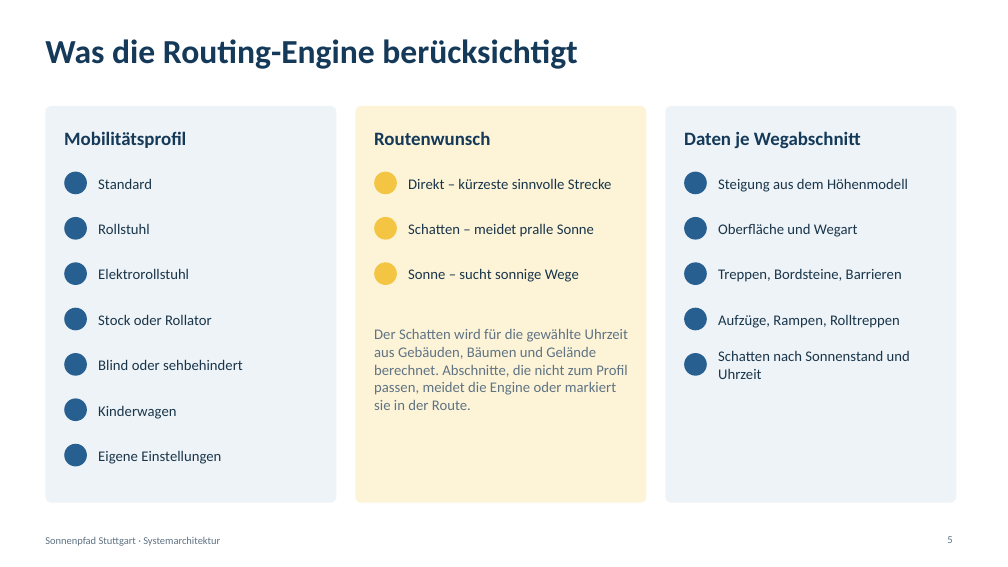
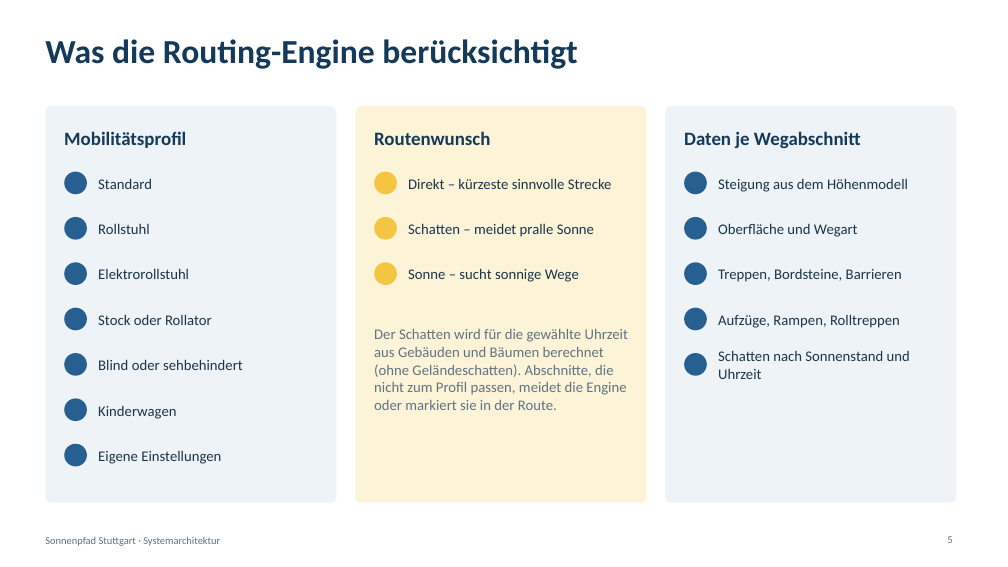
Before and after one commit to Reza-Bakhshi7/sonnenpfad-stuttgart, a slide deck: slide 5 of docs/architektur/Sonnenpfad-Systemarchitektur.pptx. Drawn at 1008x567 pixels with LibreOffice and Linux fonts; fonts in the diff are those of the drawing. Boxes give left, top, right and bottom in pixels: in the first picture for what was removed or moved away, otherwise in the second. Text is boxed around its words. In the diff, an @@ line names an element or a change of style, - is before the commit and + after.

```diff
--- a/docs/architektur/Sonnenpfad-Systemarchitektur.pptx
+++ b/docs/architektur/Sonnenpfad-Systemarchitektur.pptx
@@ text at (374,329,628,410): text changed @@
-Der Schatten wird für die gewählte Uhrzeit aus Gebäuden, Bäumen und Gelände berechnet. Abschnitte, die nicht zum Profil passen, meidet die Engine oder markiert sie in der Route.
+Der Schatten wird für die gewählte Uhrzeit aus Gebäuden und Bäumen berechnet (ohne Geländeschatten). Abschnitte, die nicht zum Profil passen, meidet die Engine oder markiert sie in der Route.
```
Also in this commit, not shown: 7 other slides changed, 32 other files.
